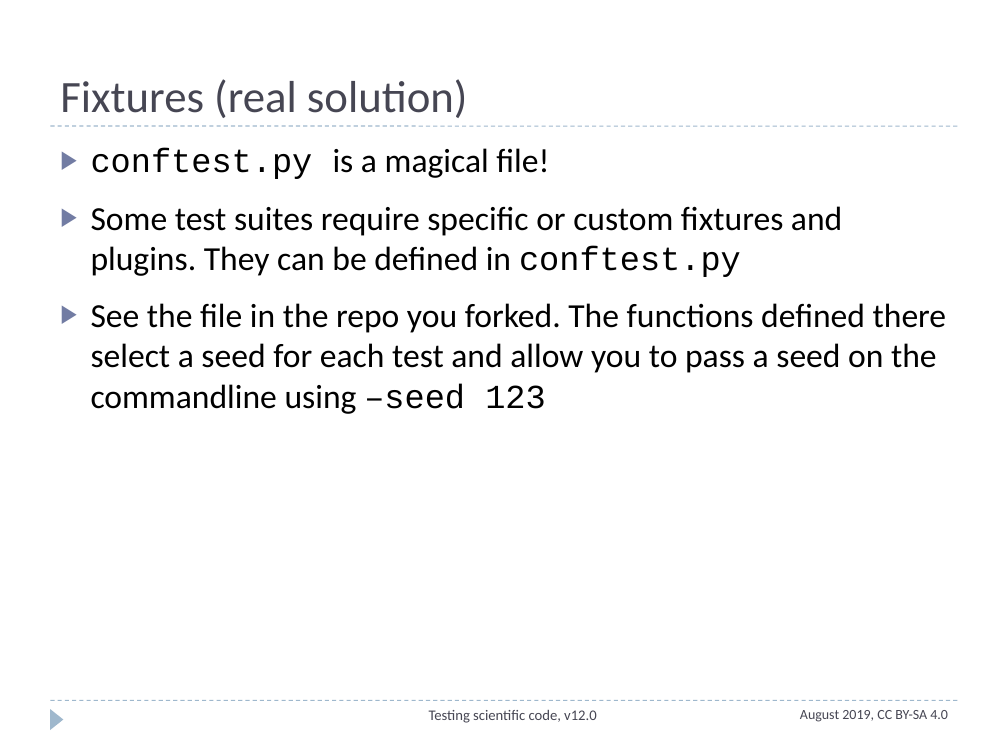
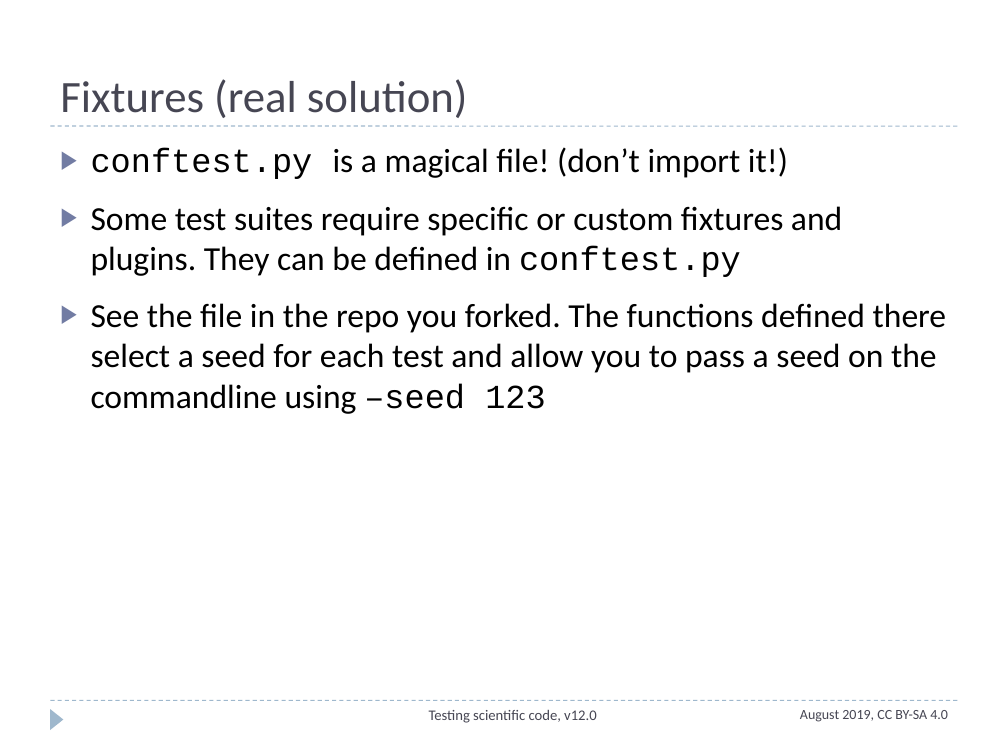
Before and after one commit to ASPP/testing_debugging_profiling, a slide deck: slide 19 of testing_lisa.pptx. Drawn at 1008x756 pixels with LibreOffice and Linux fonts; fonts in the diff are those of the drawing. Boxes give left, top, right and bottom in pixels: in the first picture for what was removed or moved away, otherwise in the second. Text is boxed around its words. In the diff, an @@ line names an element or a change of style, - is before the commit and + after.

```diff
--- a/testing_lisa.pptx
+++ b/testing_lisa.pptx
@@ text at [91,147,788,179]: text changed @@
-▶ conftest.py is a magical file!
+▶ conftest.py is a magical file! (don’t import it!)
```
Also in this commit, not shown: 1 slide added.
